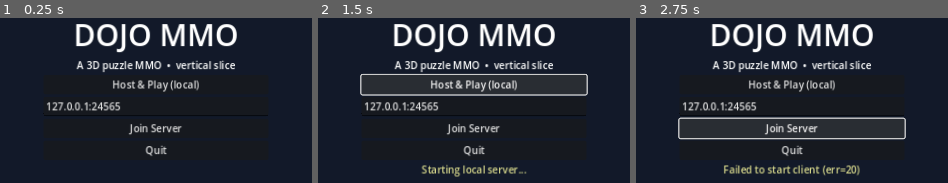
Above: before the commit, frames 1-3 (left to right).
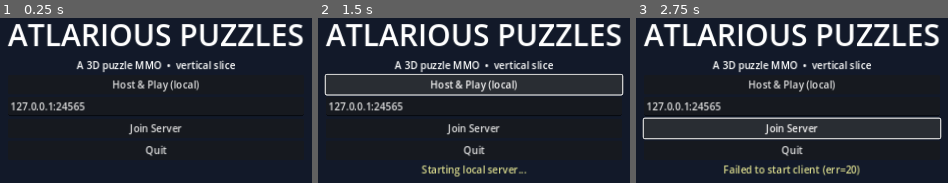
Above: after the commit, the same moments.

Repository: salem909/dojo
Game: Godot game, scene res://scenes/boot/boot.tscn
Same seed, same stepped clock (60 frames per second), same inputs: the game is played once before the commit and once after it.
Inputs:
- Up to frame 1 (0.25 s): no input
- Up to frame 2 (1.5 s): tap Enter at 0.5 s; hold D (move_right) 0.53-1.25 s; tap E (interact) at 0.6 s; click "Host & Play (local)" at 1.25 s
- Up to frame 3 (2.75 s): click "Join Server" at 2 s

The runs differ from the first frame. In frame 1, 9.3% of the frame differs, in the area x 2-98%, y 3-60%; in frame 2, 10%; in frame 3, 10%, in the area x 1-99%, y 3-94%.

Commit message:
Rename project to AtlariousPuzzles
Updates project name in Godot config, README title, main menu
title screen, and one DEVLOG reference. Godot window title
derives from config/name so it picks up automatically.

The GitHub repo itself still needs to be renamed from the web UI
(Settings → Rename); git will keep working via GitHub's auto-redirect.

Diff:
--- a/project.godot
+++ b/project.godot
@@ -1,12 +1,12 @@
 ; Engine configuration file.
 ; Generated for Godot 4.3
-; MMO 3D Puzzle Game (working title: dojo)
+; AtlariousPuzzles — a 3D MMO puzzle game
 
 config_version=5
 
 [application]
 
-config/name="Dojo MMO"
+config/name="AtlariousPuzzles"
 config/description="A 3D MMO puzzle game inspired by Puzzle Pirates."
 run/main_scene="res://scenes/boot/boot.tscn"
 config/features=PackedStringArray("4.3", "Forward Plus")
--- a/scenes/client/main_menu.tscn
+++ b/scenes/client/main_menu.tscn
@@ -21,7 +21,7 @@
 custom_constants/separation = 14
 
 [node name="Title" type="Label" parent="Center/VBox"]
-text = "DOJO MMO"
+text = "ATLARIOUS PUZZLES"
 horizontal_alignment = 1
 theme_override_font_sizes/font_size = 48
 
Not shown, changed: README.md
Not shown, changed: docs/DEVLOG.md
